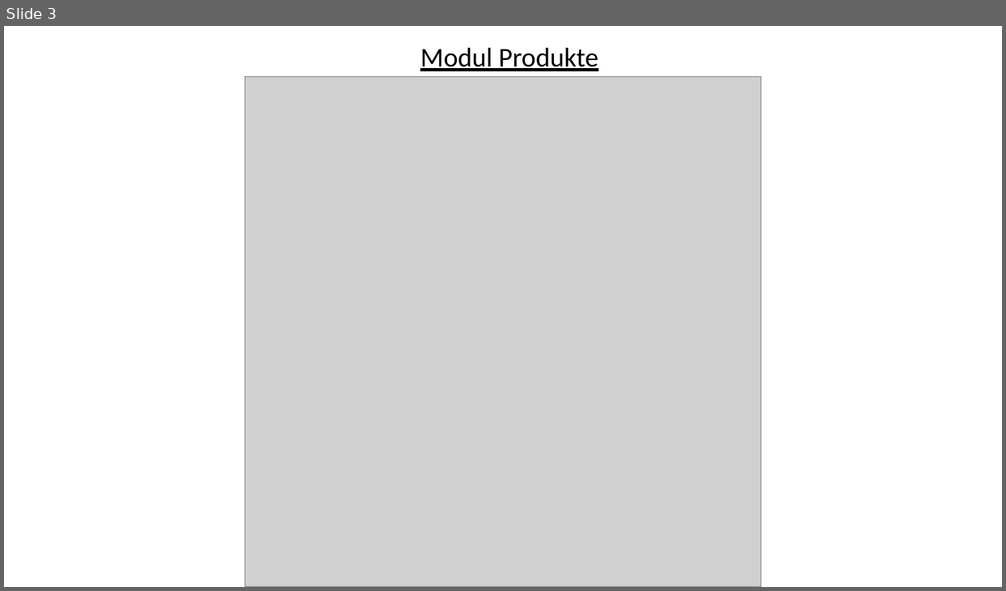
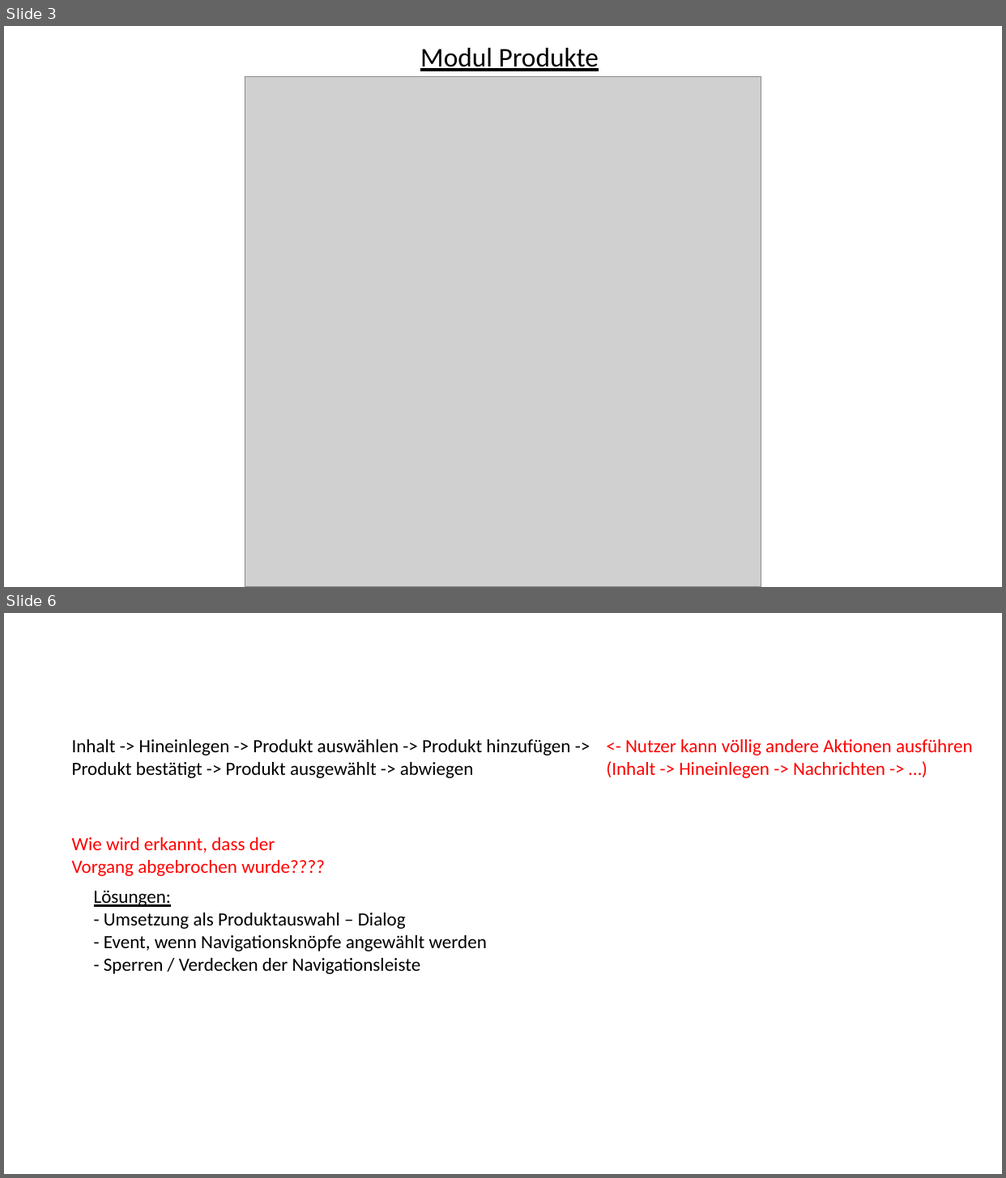
Before and after one commit to juliusbaechle/Smart-ReFITgerator, a slide deck: Dokumentation/grobkonzept.pptx. Shown one above the other, each under a label of ours: slide 3 before the commit, slides 3 and 6 after it; the slides between them are not shown. The pictures are 1006x591 and 1006x1178 pixels, drawn with LibreOffice and Linux fonts; fonts in the diff are those of the drawing; grey boxes stand for pictures. Boxes give left, top, right and bottom in pixels: in the first picture for what was removed or moved away, otherwise in the second. Text is boxed around its words. In the diff, an @@ line names an element or a change of style, - is before the commit and + after.

Commit message:
Konzept für UI ohne Navigationsleiste hinzugefügt

```diff
--- a/Dokumentation/grobkonzept.pptx
+++ b/Dokumentation/grobkonzept.pptx
@@ slide 6 added at box(4, 613, 1002, 1174), background #FFFFFF @@
@@ text added at box(72, 739, 570, 778), 18 pt, text #000000 @@
+Inhalt -> Hineinlegen -> Produkt auswählen -> Produkt hinzufügen ->
+Produkt bestätigt -> Produkt ausgewählt -> abwiegen
@@ text added at box(606, 739, 973, 778), 18 pt, text #FF0000 @@
+<- Nutzer kann völlig andere Aktionen ausführen
+(Inhalt -> Hineinlegen -> Nachrichten -> …)
@@ text added at box(72, 837, 325, 876), 18 pt, text #FF0000 @@
+Wie wird erkannt, dass der
+Vorgang abgebrochen wurde????
@@ text added at box(94, 890, 487, 974), 18 pt, text #000000 @@
+Lösungen:
+- Umsetzung als Produktauswahl – Dialog
+- Event, wenn Navigationsknöpfe angewählt werden
+- Sperren / Verdecken der Navigationsleiste
```
Also in this commit, not shown: 2 other slides added.
